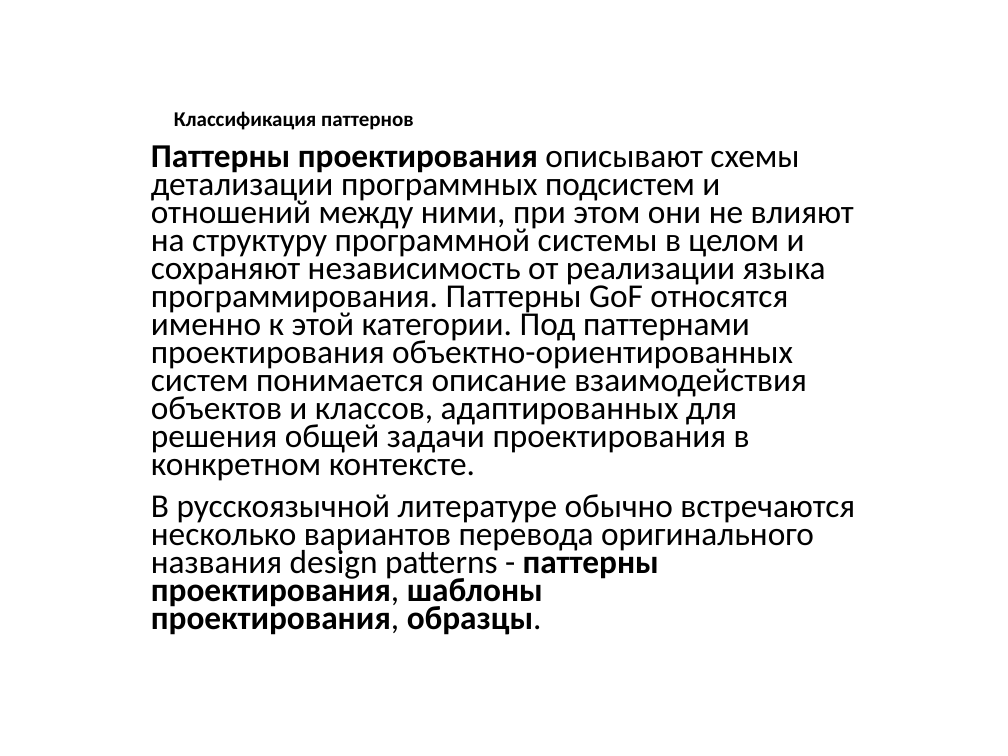
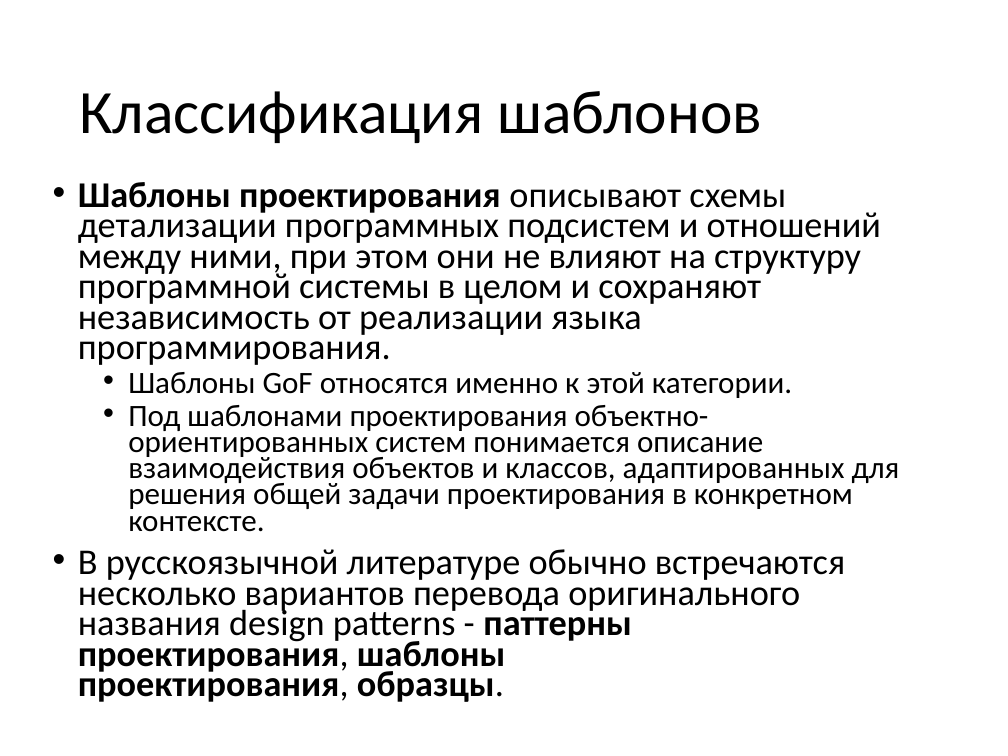
Before and after one commit to pelipas/OOP_2017, a slide deck: slide 7 of 2 семестр/03 Шаблоны. Порождающие шаблоны.pptx (slide 8 before the commit). Drawn at 1008x756 pixels with LibreOffice and Linux fonts; fonts in the diff are those of the drawing. Boxes give left, top, right and bottom in pixels: in the first picture for what was removed or moved away, otherwise in the second. Text is boxed around its words. In the diff, an @@ line names an element or a change of style, - is before the commit and + after.

```diff
--- a/2 семестр/03 Шаблоны. Порождающие шаблоны.pptx
+++ b/2 семестр/03 Шаблоны. Порождающие шаблоны.pptx
@@ title at bbox=[79, 91, 762, 143]: text changed; size 15 to 44 pt; bold off @@
-Классификация паттернов
+Классификация шаблонов
@@ text "Шаблоны проектирования описывают схемы детализации ...": place and size @@
-text "Шаблоны проектирования описывают схемы детализации ..." at bbox=[151, 145, 855, 635]
+text "Шаблоны проектирования описывают схемы детализации ..." at bbox=[78, 182, 900, 702]
@@ text at bbox=[78, 182, 900, 532]: text changed; size 23.8 to 22.2 pt @@
-Паттерны проектирования описывают схемы детализации программных подсистем и отношений между ними, при этом они не влияют на структуру программной системы в целом и сохраняют независимость от реализации языка программирования. Паттерны GoF относятся именно к этой категории. Под паттернами проектирования объектно-ориентированных систем понимается описание взаимодействия объектов и классов, адаптированных для решения общей задачи проектирования в конкретном контексте.
+• Шаблоны проектирования описывают схемы детализации программных подсистем и отношений между ними, при этом они не влияют на структуру программной системы в целом и сохраняют независимость от реализации языка программирования.
+  • Шаблоны GoF относятся именно к этой категории.
+  • Под шаблонами проектирования объектно-ориентированных систем понимается описание взаимодействия объектов и классов, адаптированных для решения общей задачи проектирования в конкретном контексте.
@@ text at bbox=[78, 549, 845, 702]: size 23.8 to 25.9 pt in "В русскоязычной литературе обычно встречаются несколько вари ..."; bullet none to • @@
```
Also in this commit, not shown: 16 other slides changed, 21 slides added, 17 slides removed, 8 other files.
